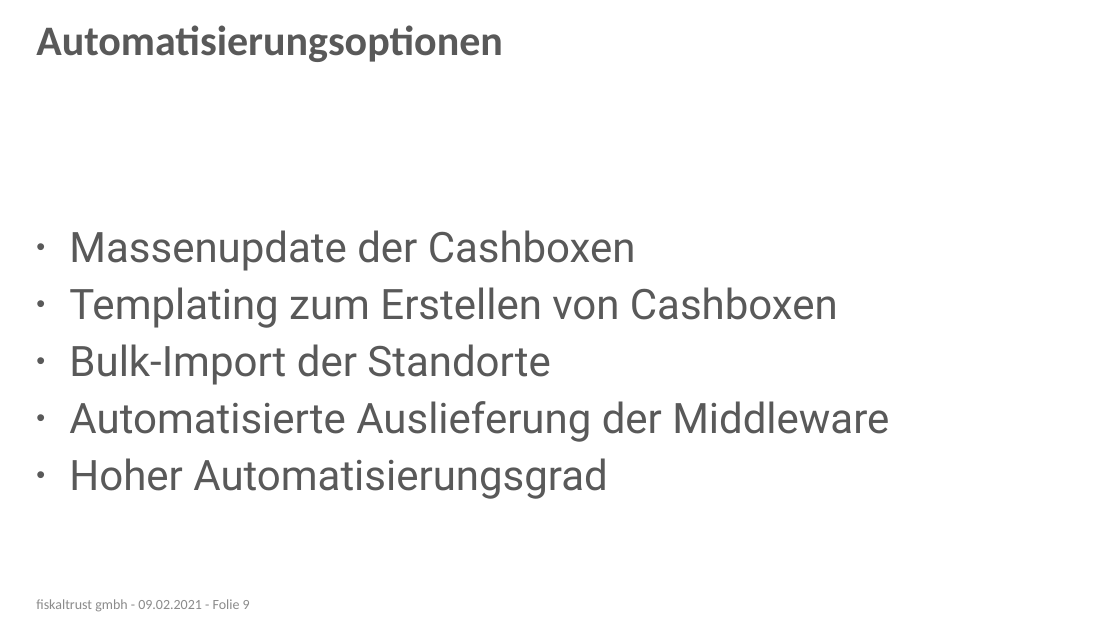
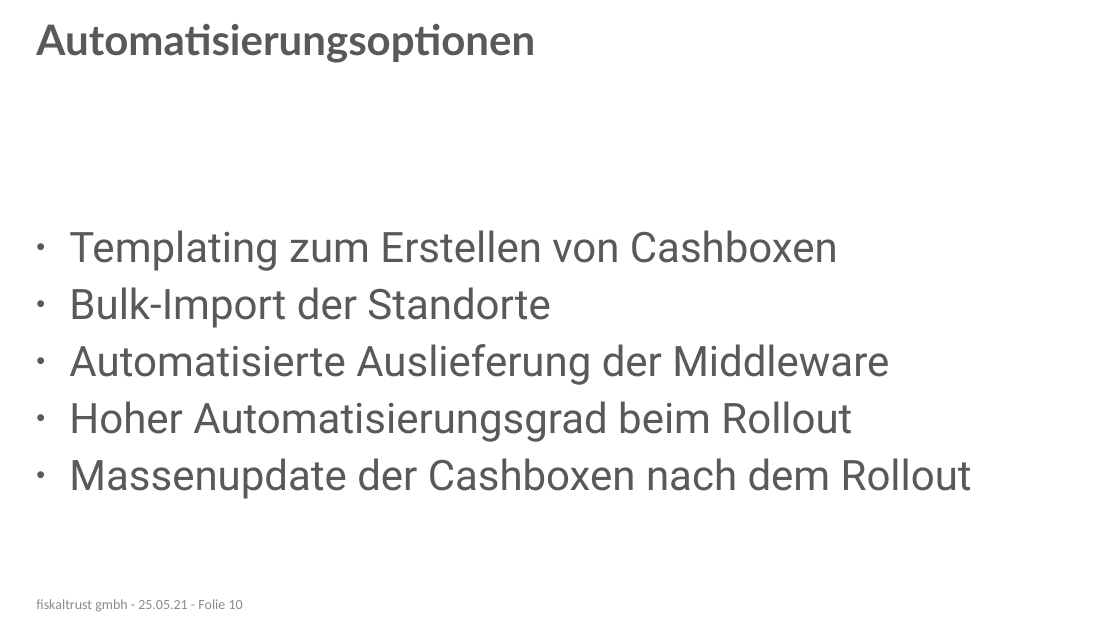
Before and after one commit to fiskaltrust/getting-started, a slide deck: slide 10 of posdealers/presentations/tech/media/posdealer-tech-rollout.pptx (slide 9 before the commit). Drawn at 1120x630 pixels with LibreOffice and Linux fonts; fonts in the diff are those of the drawing; background and template pictures are left out. Boxes give left, top, right and bottom in pixels: in the first picture for what was removed or moved away, otherwise in the second. Text is boxed around its words. In the diff, an @@ line names an element or a change of style, - is before the commit and + after.

```diff
--- a/posdealers/presentations/tech/media/posdealer-tech-rollout.pptx
+++ b/posdealers/presentations/tech/media/posdealer-tech-rollout.pptx
@@ title "Automatisierungsoptionen" at (x1=36, y1=24, x2=535, y2=63): font Calibri to Lato @@
@@ text at (x1=69, y1=230, x2=636, y2=271): paragraph removed @@
-• Massenupdate der Cashboxen
@@ text at (x1=69, y1=401, x2=972, y2=499): text changed @@
-• Hoher Automatisierungsgrad
+• Hoher Automatisierungsgrad beim Rollout
+• Massenupdate der Cashboxen nach dem Rollout
@@ text at (x1=36, y1=599, x2=243, y2=612): text changed @@
-fiskaltrust gmbh - 09.02.2021 - Folie 9
+fiskaltrust gmbh - 25.05.21 - Folie 10
```
Also in this commit, not shown: 9 other slides changed, 12 slides removed, 3 other files.
